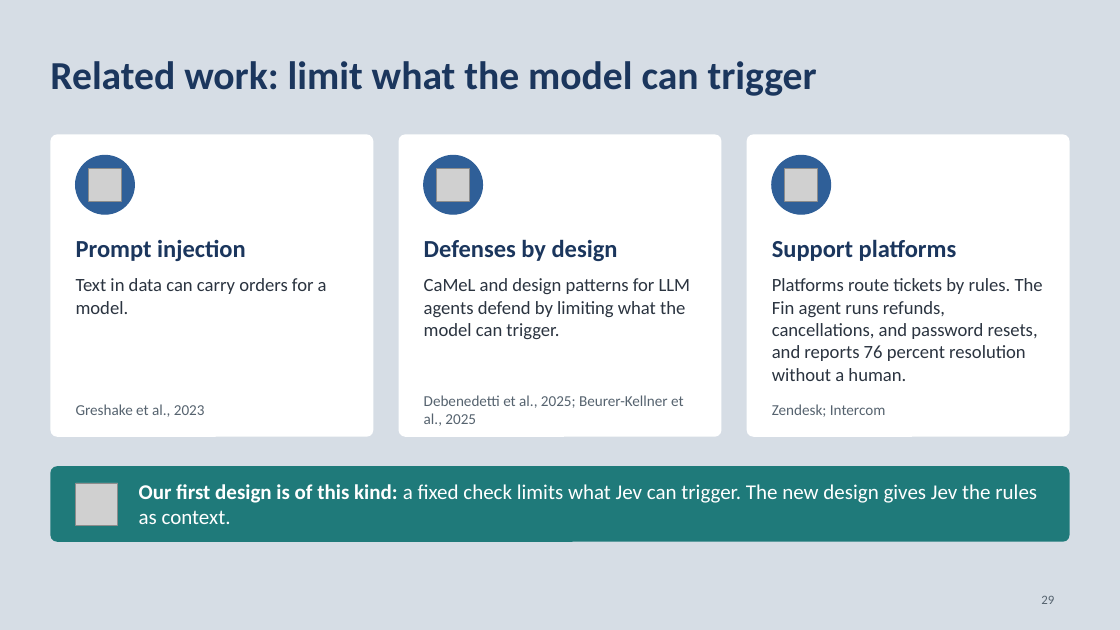
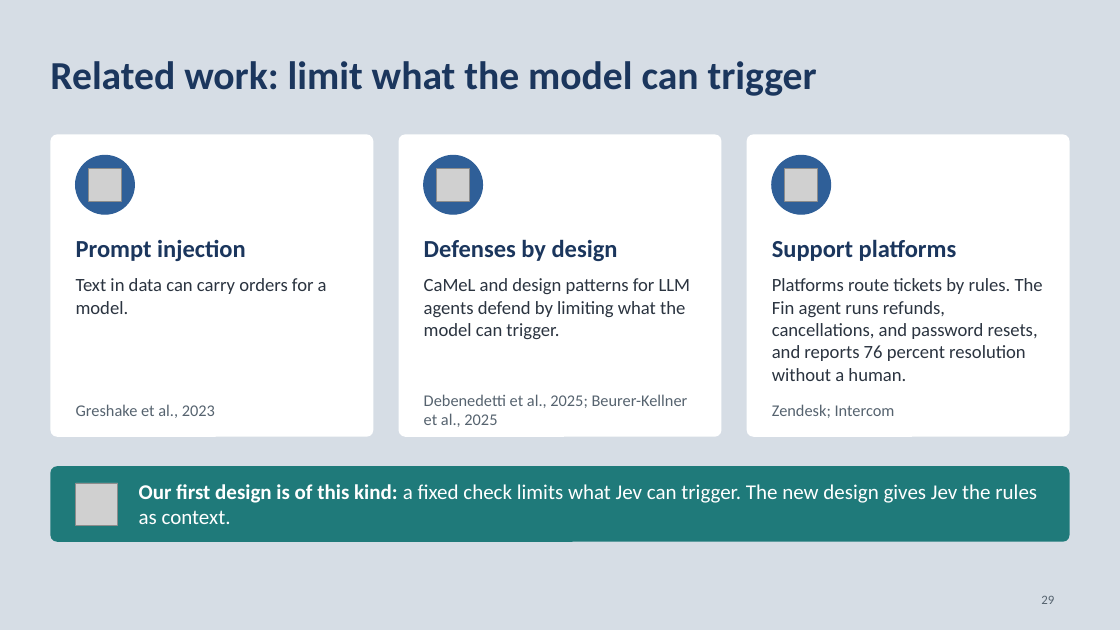
Before and after one commit to neilonthesky/english-presentation, a slide deck: slide 29 of slides/deck.pptx. Drawn at 1120x630 pixels with LibreOffice and Linux fonts; fonts in the diff are those of the drawing; grey boxes stand for pictures. Boxes give left, top, right and bottom in pixels: in the first picture for what was removed or moved away, otherwise in the second. Text is boxed around its words. In the diff, an @@ line names an element or a change of style, - is before the commit and + after.

Commit message:
style(slides): enlarged workflow nodes and presentation text
- Emphasized the four decision states and reduced the size of the
  follow-up states in workflow diagrams.
- Increased text sizes across charts, labels, and callouts, and added a
  dashed style for the repeat-chat loop.

```diff
--- a/slides/deck.pptx
+++ b/slides/deck.pptx
@@ size 13 to 14 pt in 3 elements at bbox=[76, 404, 215, 418], bbox=[424, 394, 688, 427], bbox=[772, 404, 895, 418] @@
```
Also in this commit, not shown: 18 other slides changed, 1 other file.
